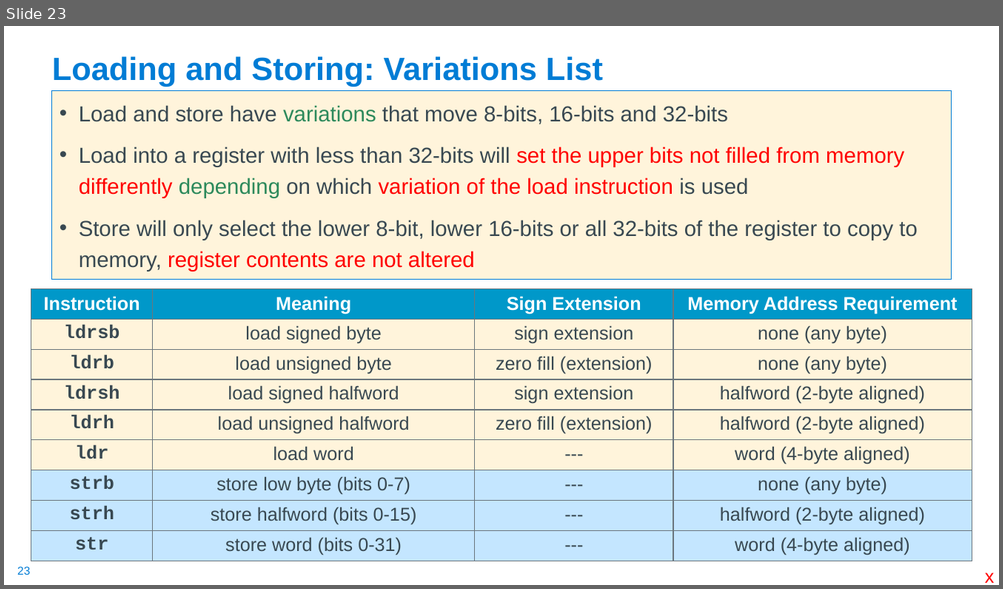
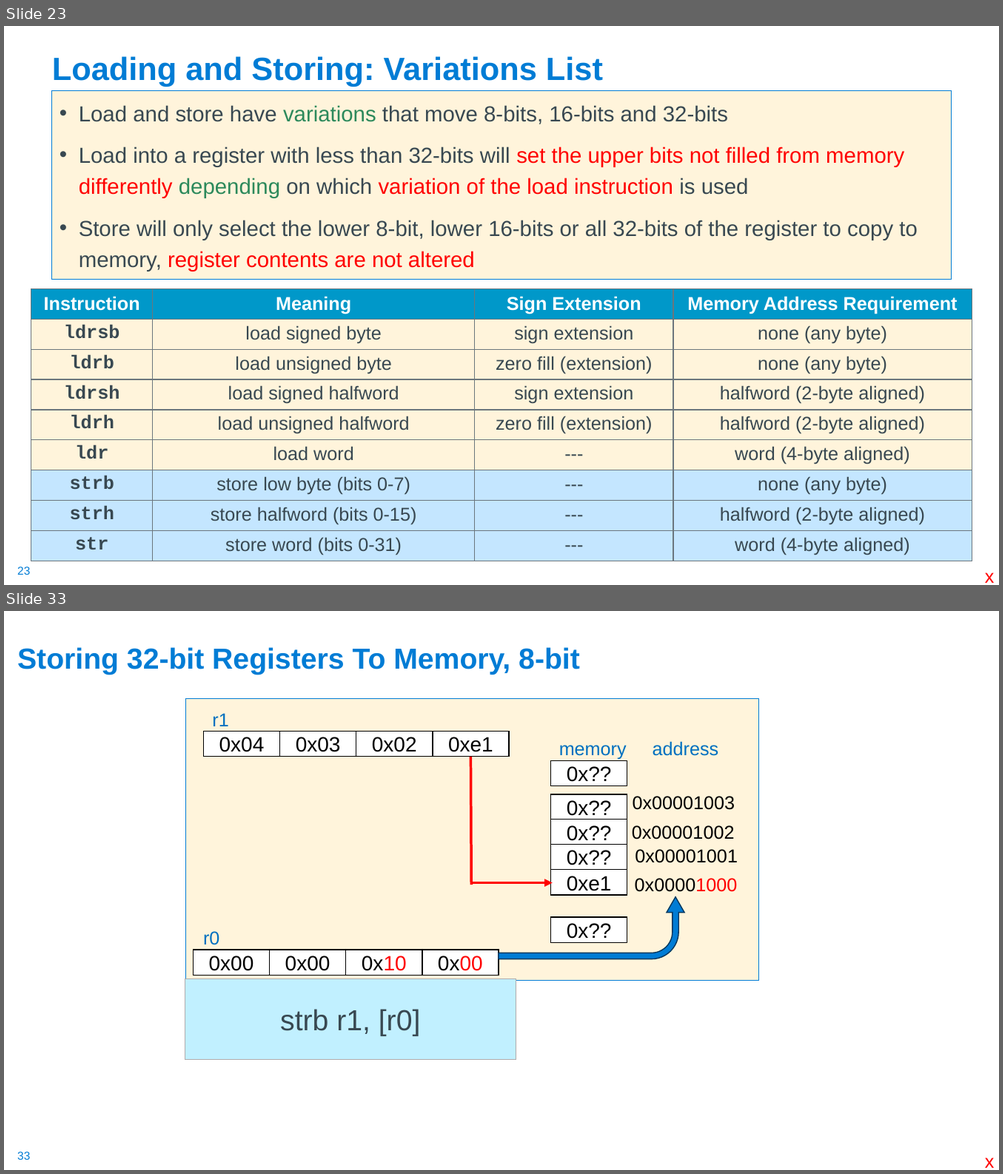
Before and after one commit to cse30-sp24/Muller-Slides, a slide deck: 06-Arm-Part3.pptx. Shown one above the other, each under a label of ours: slide 23 before the commit, slides 23 and 33 after it; the slides between them are not shown. The pictures are 1003x589 and 1003x1174 pixels, drawn with LibreOffice and Linux fonts; fonts in the diff are those of the drawing. Boxes give left, top, right and bottom in pixels: in the first picture for what was removed or moved away, otherwise in the second. Text is boxed around its words. In the diff, an @@ line names an element or a change of style, - is before the commit and + after.

```diff
--- a/06-Arm-Part3.pptx
+++ b/06-Arm-Part3.pptx
@@ slide 33 added at (x1=4, y1=611, x2=999, y2=1170), background #FFFFFF; not listed: 1 template element that a slide beside it also shows @@
@@ title added at (x1=17, y1=647, x2=580, y2=675), 28 pt, text #007CD5, bold @@
+Storing 32-bit Registers To Memory, 8-bit
@@ rectangle added at (x1=186, y1=699, x2=759, y2=981), fill #FFF4DB, outline #007CD5 0.75 pt @@
@@ text added at (x1=212, y1=713, x2=228, y2=726), 18 pt, text #0070C0 @@
+r1
@@ group added at (x1=203, y1=731, x2=509, y2=757): 4 rectangles @@
+0x04
+0x03
+0x02
+0xe1
@@ text added at (x1=559, y1=741, x2=719, y2=759), 18 pt, text #0070C0 @@
+memory address
@@ line added from (471, 885) to (470, 757), #FF0000 2.5 pt @@
@@ rectangle added at (x1=551, y1=761, x2=627, y2=786), fill #FFFFFF, outline #000000 1 pt, 20 pt, text #000000 @@
+0x??
@@ rectangle added at (x1=551, y1=795, x2=627, y2=820), fill #FFFFFF, outline #000000 1 pt, 20 pt, text #000000 @@
+0x??
@@ text added at (x1=632, y1=796, x2=735, y2=810), 18 pt, text #000000 @@
+0x00001003
@@ rectangle added at (x1=551, y1=820, x2=627, y2=846), fill #FFFFFF, outline #000000 1 pt, 20 pt, text #000000 @@
+0x??
@@ text added at (x1=632, y1=826, x2=734, y2=840), 18 pt, text #000000 @@
+0x00001002
@@ rectangle added at (x1=551, y1=845, x2=627, y2=870), fill #FFFFFF, outline #000000 1 pt, 20 pt, text #000000 @@
+0x??
@@ text added at (x1=634, y1=849, x2=737, y2=863), 18 pt, text #000000 @@
+0x00001001
@@ rectangle added at (x1=551, y1=870, x2=627, y2=895), fill #FFFFFF, outline #000000 1 pt, 20 pt, text #000000 @@
+0xe1
@@ arrow added from (470, 883) to (552, 883), #FF0000 2.5 pt @@
@@ bent arrow added at (x1=498, y1=897, x2=685, y2=960), fill #007CD5, outline #00365D 1 pt @@
@@ text added at (x1=634, y1=878, x2=737, y2=892), 18 pt, text #000000 @@
+0x00001000
@@ rectangle added at (x1=551, y1=917, x2=627, y2=943), fill #FFFFFF, outline #000000 1 pt, 20 pt, text #000000 @@
+0x??
@@ text added at (x1=203, y1=931, x2=219, y2=945), 18 pt, text #0070C0 @@
+r0
@@ group added at (x1=193, y1=950, x2=498, y2=975): 4 rectangles @@
+0x00
+0x00
+0x10
+0x00
@@ rectangle added at (x1=185, y1=980, x2=516, y2=1060), fill #C1F0FF, outline #AFABAB 1 pt, 28 pt, text #384851 @@
+strb r1, [r0]
@@ text added at (x1=984, y1=1158, x2=994, y2=1168), 18 pt, text #FF0000 @@
+x
```
Also in this commit, not shown: 10 slides changed, 11 other slides added, 1 other file.
